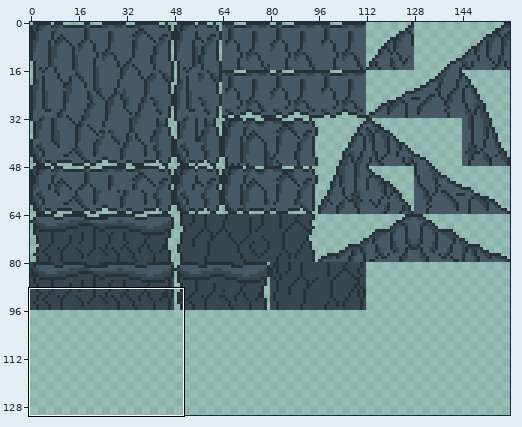
Edited in one commit: pixel-art file (res/tileset/12.aseprite). Above: a wide view before the commit, with the close-up outlined.
Close-up. First the earlier version:
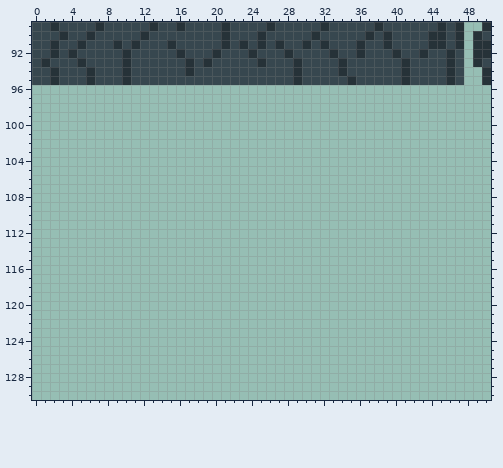
160x160 pixels, 1 frame. Shown: x 0..50, y 89..130. The wide view leaves out empty margins.
After the commit:
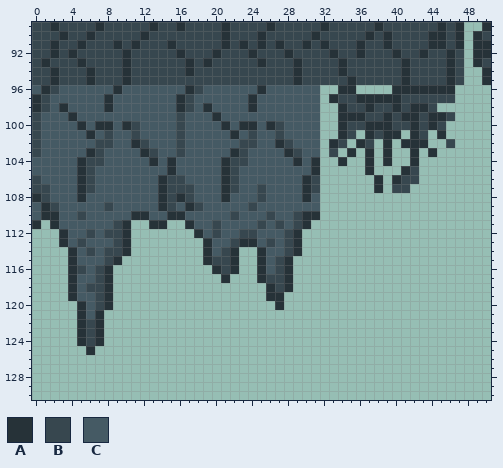
Palette (. is transparent): A #263238  B #37474f  C #455a64
Changes in this commit:
@@ x 0..50 @@
  95 BBABBBABBBABBBBBBBBBBBBBBBBBBABBBBBABBBBBABBBBAB..A
- 96 ...................................................
- 97 ...................................................
- 98 ...................................................
- 99 ...................................................
-100 ...................................................
-101 ...................................................
-102 ...................................................
-103 ...................................................
-104 ...................................................
-105 ...................................................
-106 ...................................................
-107 ...................................................
-108 ...................................................
-109 ...................................................
-110 ...................................................
-111 ...................................................
-112 ...................................................
-113 ...................................................
-114 ...................................................
-115 ...................................................
-116 ...................................................
-117 ...................................................
-118 ...................................................
-119 ...................................................
-120 ...................................................
-121 ...................................................
-122 ...................................................
-123 ...................................................
-124 ...................................................
-125 ...................................................
+ 96 CABCCCCCCACCCCCCCABCCCCCCACCCCCC..AA....AAAAAAA....
+ 97 ABCCCCCCACCCCCCCABCCCCCCACCCCCCC.ABBAAAAABBBBBB....
+ 98 ABCACCCCACCCCCCCABCACCCCACCCCCCC..ABBABBABAAB......
+ 99 BCCCACCCCCCCCCCCBCCCACCCCCCCCCCC..AAABBABAABAAB....
+100 BCCCCACAACABCCCCBCCCCACAACABCCCC..ABBAAABBABAB.....
+101 BCCCCCACBCCBCCCCBCCCCCACBCCBCCCC..AB.ABAA.AB.A.....
+102 BCCCCCCBBCCABCCCBCCCCCCBBCCABCCC.AB.AB.A.AAA..B....
+103 BCCCCCABCCCCABCCBCCCCCABCCCCABCC.B.A.A.A..A.A......
+104 CCCCCABBCCCCCACACCCCCABBCCCCCACA..A..A.A..A........
+105 CCCCCABCCCCCCCCACCCCCABCCCCCCCCA.....A...AB........
+106 BCCCCABCCCCCCCABBCCCCABCCCCCCCAB......A.ABB........
+107 BBCCCABCCCCCCCABBBCCCABCCBCCCCAB......A.BB.........
+108 ABCCCACCCCCCCCABABCCCACCCBCCCCAC...................
+109 CABCCCCCBCCCCCABCABCCCCCBCCCCCCC...................
+110 CAACCBCCCCCAACCAACCCCCBCCCBCCBAA...................
+111 A.ACCCCCCBA..AA..ACCBCCCCBCBCBA....................
+112 ...ACCBCBBA.......ACBCCBBCCCBA.....................
+113 ...ACBCCCBA........ACCBAACBCBA.....................
+114 ....ACBCBBA........ACBA..ACCBA.....................
+115 ....ACCCBA.........ABBA..ACBA......................
+116 ....ABCBA...........ABA..ACBA......................
+117 ....ACCBA............A...ABBA......................
+118 ....ACBBA.................ABA......................
+119 ....ACCBA.................AA.......................
+120 .....ACBA..................A.......................
+121 .....ACA...........................................
+122 .....ABA...........................................
+123 .....ABA...........................................
+124 .....ABA...........................................
+125 ......A............................................
 126 ...................................................
Boxes around the changes in both close-ups, in picture pixels (x1, y1, x2, y2):
added: (32, 85, 455, 355)
